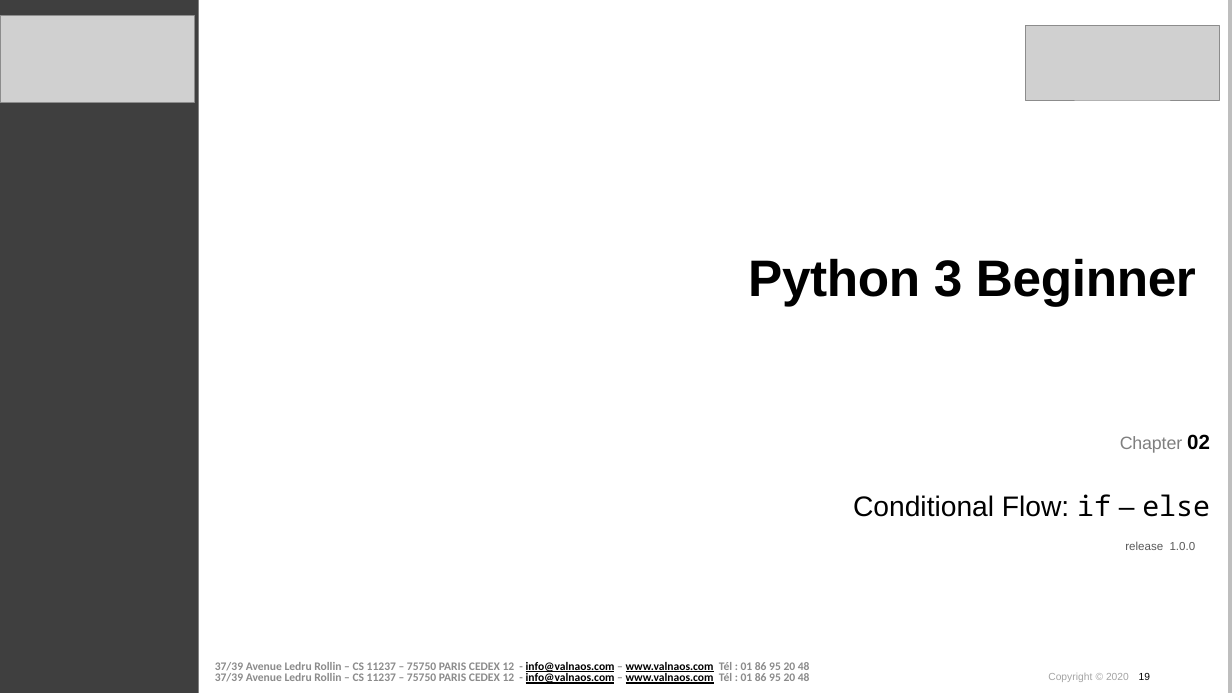
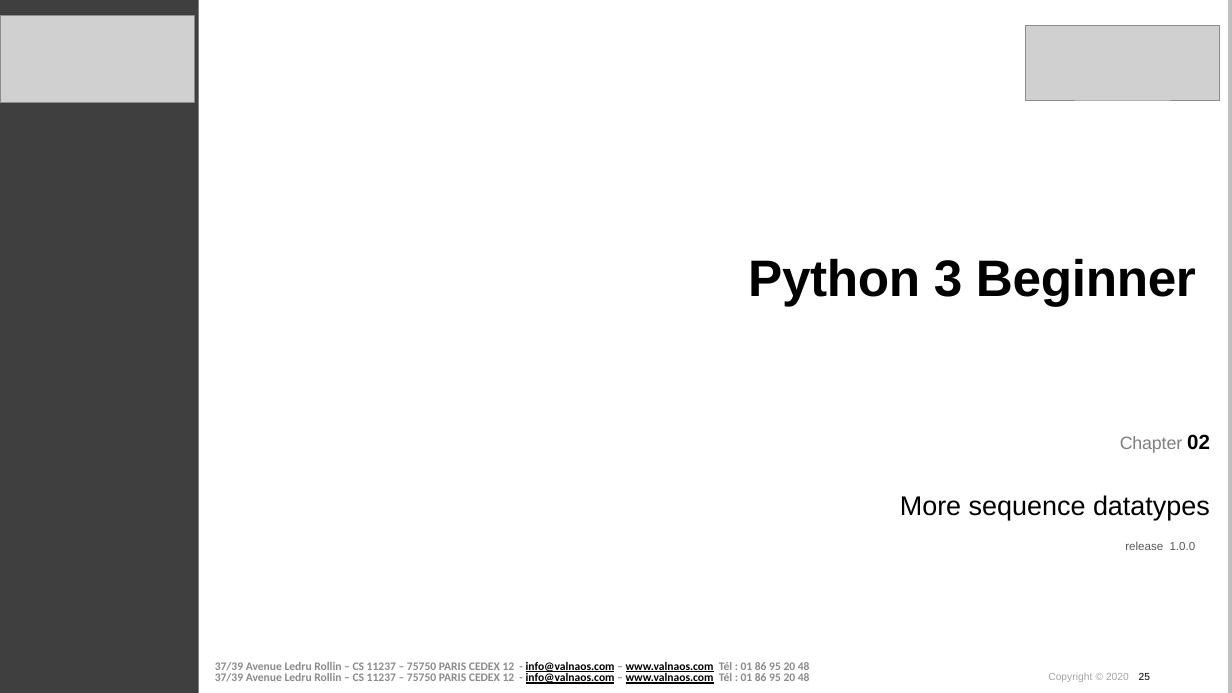
Before and after one commit to cstar-industries/python-3-beginner, a slide deck: slide 25 of 003-Data-Structures/Data Structures - Slides.pptx (slide 19 before the commit). Drawn at 1232x693 pixels with LibreOffice and Linux fonts; fonts in the diff are those of the drawing; grey boxes stand for pictures; background and template pictures are left out. Boxes give left, top, right and bottom in pixels: in the first picture for what was removed or moved away, otherwise in the second. Text is boxed around its words. In the diff, an @@ line names an element or a change of style, - is before the commit and + after.

```diff
--- a/003-Data-Structures/Data Structures - Slides.pptx
+++ b/003-Data-Structures/Data Structures - Slides.pptx
@@ text at [900, 495, 1210, 520]: text changed; size 22 to 21 pt @@
-Conditional Flow: if – else
+More sequence datatypes
@@ text at [1048, 673, 1150, 682]: text changed @@
-Copyright © 2020 19
+Copyright © 2020 25
```
Also in this commit, not shown: 18 other slides changed, 50 slides added, 44 slides removed, 1 other file.
